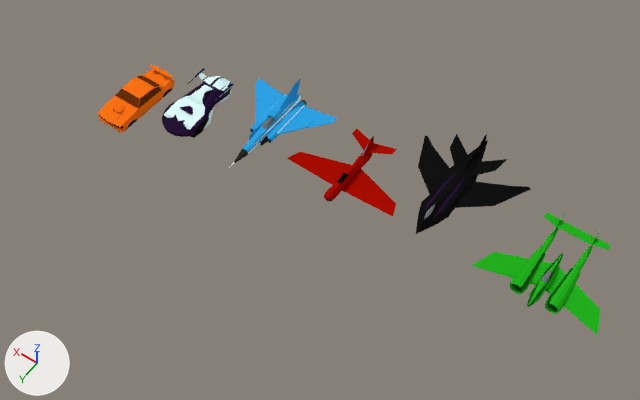
Renders of the Blender file assets/models/loop_shapes.blend from each side of a commit.
One viewpoint serves both versions: a 50 mm camera at (-22.8, 18.8, 28.3) aimed at (-9.9, 0.7, -0.1). The axes (+X, +Y, +Z) are drawn at lower left. The lights are the same throughout.

Names of what the first picture shows: 'Loop 2', 'Loop 3', 'Loop 4', 'Loop 4B', 'Loop 5', 'Loop 6'.
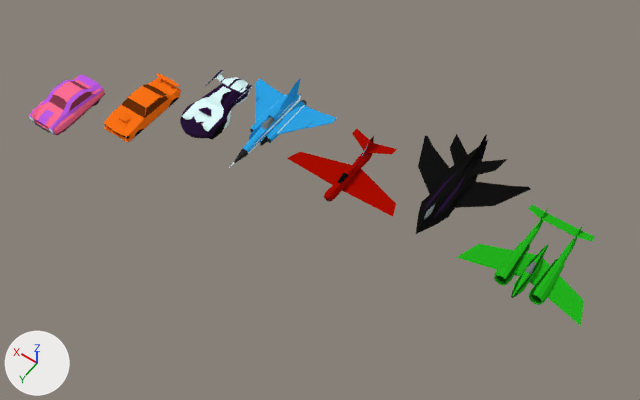
Pixel boxes [x1, y1, x2, y2] of what changed, in the pictures (640 x 400 px):
```json
{"object": "Loop 4", "change": "moved", "before": [471, 212, 611, 335], "after": [457, 205, 595, 326]}
{"object": "Loop 5", "change": "moved", "before": [162, 68, 234, 138], "after": [180, 70, 252, 140]}
{"object": "Loop 6", "change": "moved", "before": [98, 65, 175, 133], "after": [104, 73, 181, 142]}
{"object": "Loop 7", "change": "added", "after": [29, 75, 105, 135], "faces in mat_shape7a (pink #ff6f95)": [30, 76, 105, 134], "faces in mat_shape7b (purple #c25ee7)": [29, 75, 102, 133], "faces in mat_shape7c (red #8d3d52)": [49, 81, 105, 135]}
```

The change, as JSON lines over the scene's bpy script:
```json
{"op": "add", "block": "mat_shape7b", "code": ["mat_shape7b = diffuse_material('Shape7b')", "mat_shape7b.base_color = (0.538, 0.112, 0.801)  # purple #c25ee7"]}
{"op": "add", "block": "mat_shape7a", "code": ["mat_shape7a = diffuse_material('Shape7a')", "mat_shape7a.base_color = (1.0, 0.159, 0.301)  # pink #ff6f95"]}
{"op": "add", "block": "mat_shape7c", "code": ["mat_shape7c = diffuse_material('Shape7c')", "mat_shape7c.base_color = (0.267, 0.0471, 0.0848)  # red #8d3d52"]}
{"op": "add", "block": "me_plane_001", "code": ["me_plane_001 = bpy.data.meshes.new('Plane.001')", "me_plane_001.from_pydata(...)  # 376 vertices, 357 faces; spans x -0.9..0.9, y -1.44..1.71, z 0.01..1.06", "# faces by material slot: [86, 90, 44, 6, 15, 32, 50, 34]", "me_plane_001.materials.append(mat_shape7a)  # pink #ff6f95", "me_plane_001.materials.append(mat_shape7b)  # purple #c25ee7", "me_plane_001.materials.append(mat_shape7c)  # red #8d3d52", "me_plane_001.materials.append(mat_shape5)  # dark purple #271436", "me_plane_001.materials.append(mat_shape14grey)  # dark grey #49504f", "me_plane_001.materials.append(mat_shape5)  # dark purple #271436", "me_plane_001.materials.append(mat_shape5a)  # white #e2ffff", "me_plane_001.materials.append(mat_shape4black)  # black #2a2a2a"]}
{"op": "set", "path": "ob_loop_6.location", "old": "(-0.4, 1.16, 0.0)", "new": "(-1.0, 1.41, 0.0)"}
{"op": "set", "path": "ob_loop_5.location", "old": "(-2.79, -0.16, 0.0)", "new": "(-3.49, -0.55, 0.0)"}
{"op": "set", "path": "ob_loop_4.location", "old": "(-19.16, -1.4, 0.0)", "new": "(-18.51, -1.4, 0.0)"}
{"op": "add", "block": "ob_loop_7", "code": ["ob_loop_7 = bpy.data.objects.new('Loop 7', me_plane_001)", "ob_loop_7.location = (1.89, 2.99, 0.0)", "ob_loop_7.scale = (0.996, 0.996, 0.996)"]}
```
